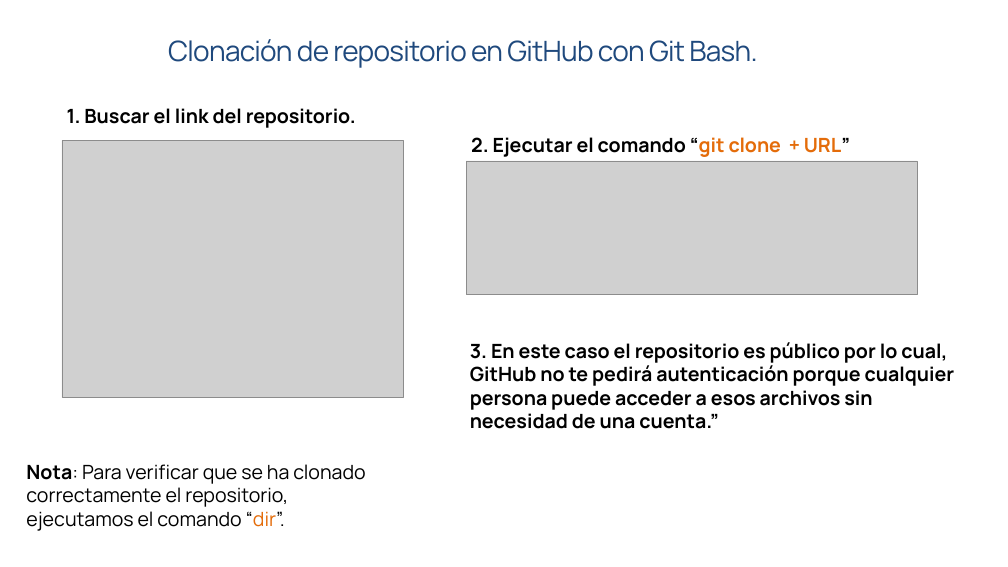
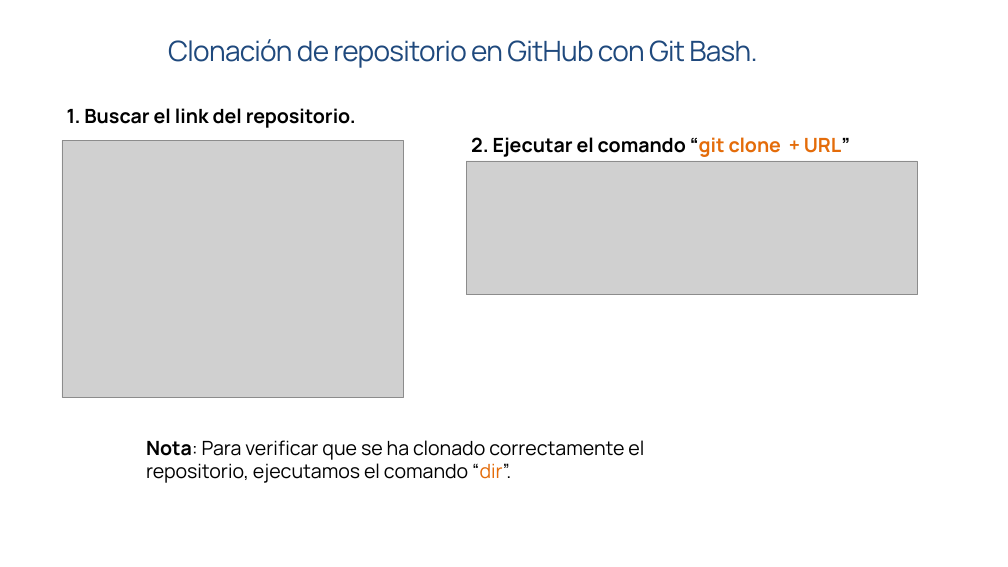
Before and after one commit to datascoutgt/cursogit, a slide deck: slide 6 of Clase 2/Clase 2.pptx. Drawn at 1008x567 pixels with LibreOffice and Linux fonts; fonts in the diff are those of the drawing; grey boxes stand for pictures. Boxes give left, top, right and bottom in pixels: in the first picture for what was removed or moved away, otherwise in the second. Text is boxed around its words. In the diff, an @@ line names an element or a change of style, - is before the commit and + after.

```diff
--- a/Clase 2/Clase 2.pptx
+++ b/Clase 2/Clase 2.pptx
@@ text removed at [470,342,955,429] @@
-3. En este caso el repositorio es público por lo cual, GitHub no te pedirá autenticación porque cualquier persona puede acceder a esos archivos sin necesidad de una cuenta.”
@@ text "Nota: Para verificar que se ..." rewrapped from [26,464,365,531] to [146,440,644,483] @@
```
Also in this commit, not shown: 4 other files.
